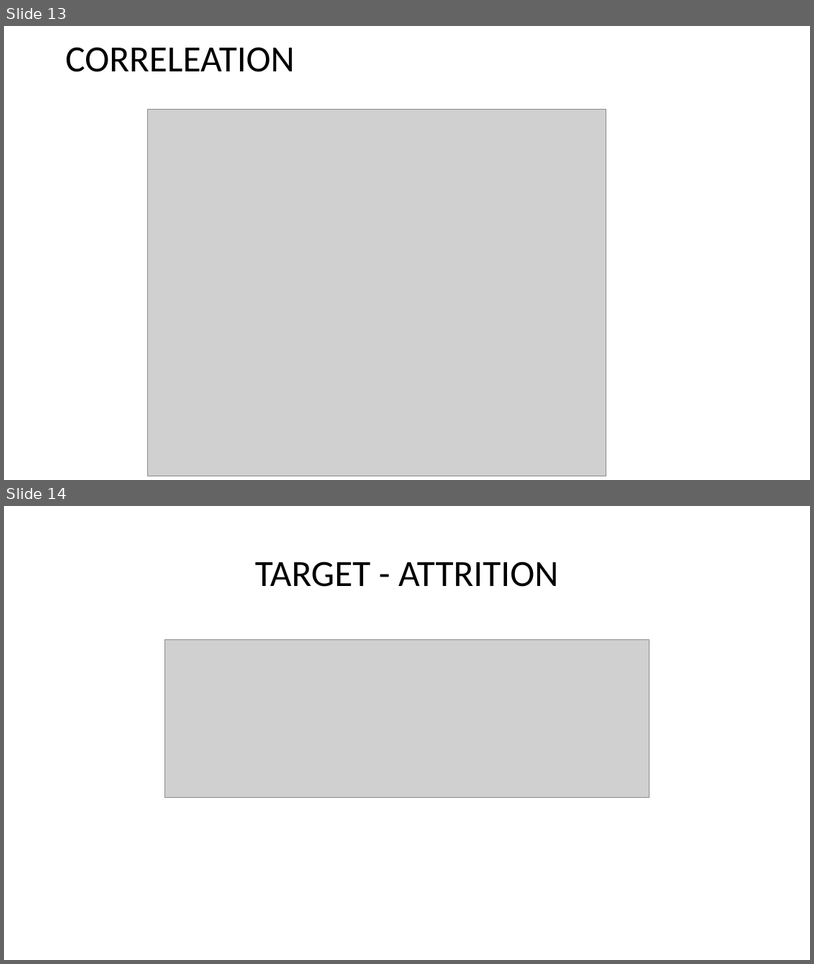
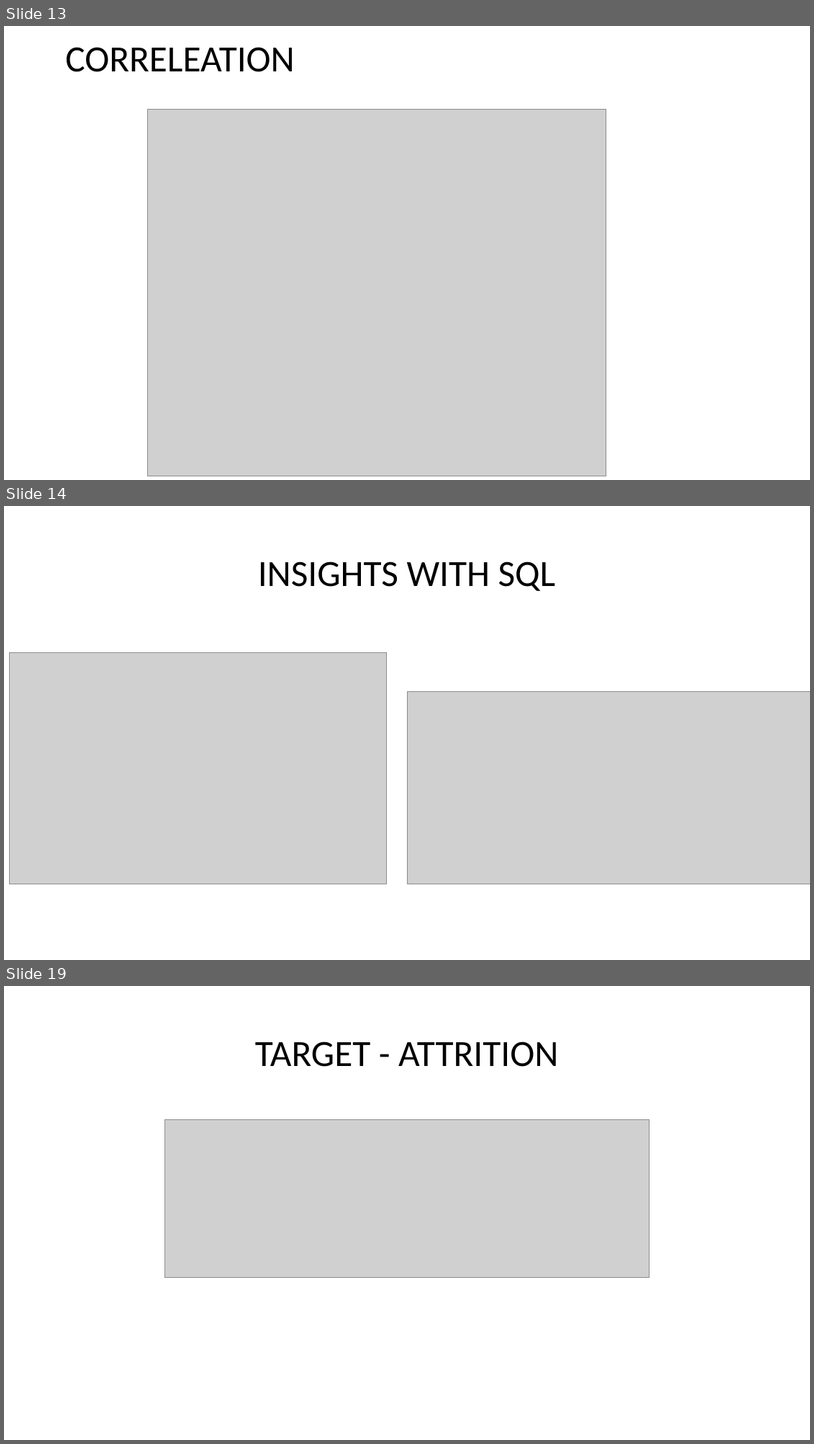
Before and after one commit to ArunKaviJS/Employee-Attrition-Analysis-and-Prediction, a slide deck: Employee/Documentation/Employee Attrition Analysis and Prediction.pptx. Shown one above the other, each under a label of ours: slides 13 and 14 before the commit, slides 13, 14 and 19 after it; the slides between them are not shown. The pictures are 814x964 and 814x1444 pixels, drawn with LibreOffice and Linux fonts; fonts in the diff are those of the drawing; grey boxes stand for pictures. Boxes give left, top, right and bottom in pixels: in the first picture for what was removed or moved away, otherwise in the second. Text is boxed around its words. In the diff, an @@ line names an element or a change of style, - is before the commit and + after.

```diff
--- a/Employee/Documentation/Employee Attrition Analysis and Prediction.pptx
+++ b/Employee/Documentation/Employee Attrition Analysis and Prediction.pptx
@@ slide 14 added at [4, 506, 810, 960], background #FFFFFF @@
@@ title added at [258, 561, 556, 591], 44 pt, text #000000 @@
+INSIGHTS WITH SQL
@@ picture added at [10, 652, 386, 883] @@
@@ picture added at [407, 691, 810, 883] @@
@@ what was slide 14 is now slide 19 @@
```
Also in this commit, not shown: 4 other slides added, 3 other files.
